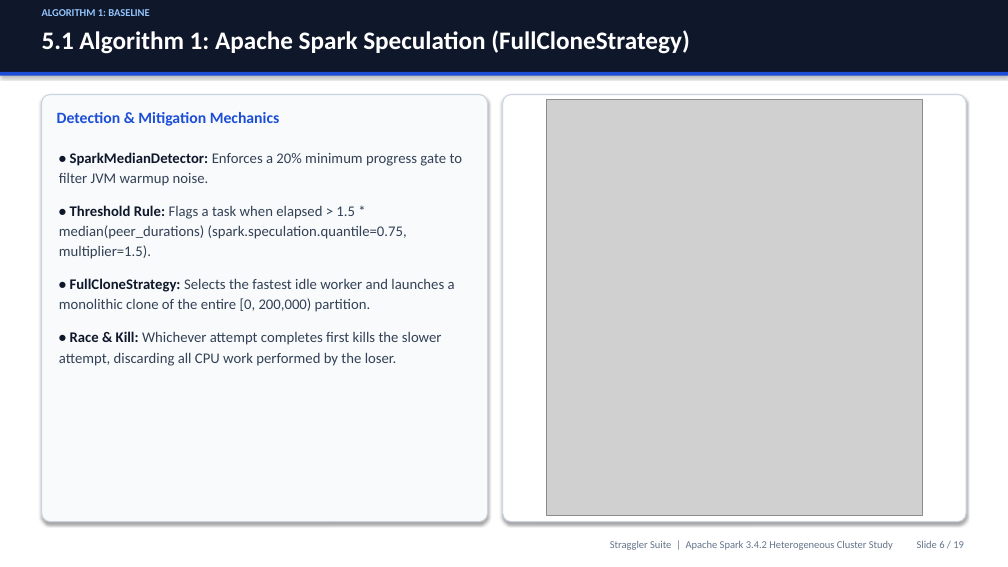
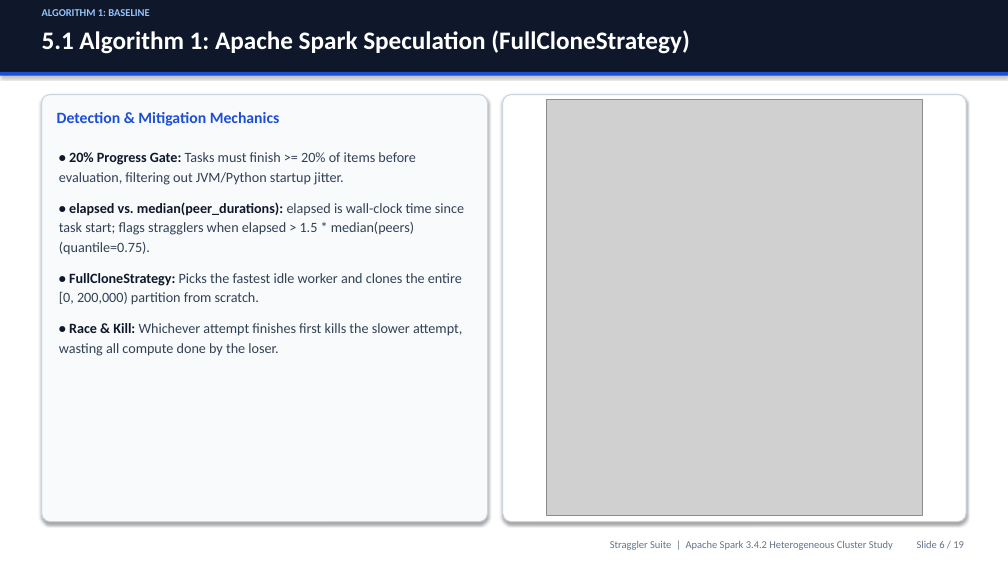
Before and after one commit to Gokulchinna/straggler-suite, a slide deck: slide 6 of Straggler_Suite_Presentation.pptx. Drawn at 1008x567 pixels with LibreOffice and Linux fonts; fonts in the diff are those of the drawing; grey boxes stand for pictures. Boxes give left, top, right and bottom in pixels: in the first picture for what was removed or moved away, otherwise in the second. Text is boxed around its words. In the diff, an @@ line names an element or a change of style, - is before the commit and + after.

```diff
--- a/Straggler_Suite_Presentation.pptx
+++ b/Straggler_Suite_Presentation.pptx
@@ text at bbox=[59, 152, 464, 356]: text changed; size 14 to 13.5 pt @@
-• SparkMedianDetector: Enforces a 20% minimum progress gate to filter JVM warmup noise.
-• Threshold Rule: Flags a task when elapsed > 1.5 * median(peer_durations) (spark.speculation.quantile=0.75, multiplier=1.5).
-• FullCloneStrategy: Selects the fastest idle worker and launches a monolithic clone of the entire [0, 200,000) partition.
-• Race & Kill: Whichever attempt completes first kills the slower attempt, discarding all CPU work performed by the loser.
+• 20% Progress Gate: Tasks must finish >= 20% of items before evaluation, filtering out JVM/Python startup jitter.
+• elapsed vs. median(peer_durations): elapsed is wall-clock time since task start; flags stragglers when elapsed > 1.5 * median(peers) (quantile=0.75).
+• FullCloneStrategy: Picks the fastest idle worker and clones the entire [0, 200,000) partition from scratch.
+• Race & Kill: Whichever attempt finishes first kills the slower attempt, wasting all compute done by the loser.
```
Also in this commit, not shown: 4 other slides changed.
